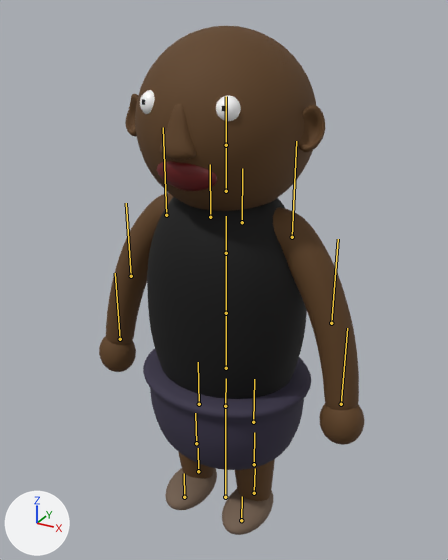
One commit to the glTF model Art/Characters/SK_PVV_Animations.glb: the scene before it, then after it.
Before and after are seen from a camera (50 mm lens) standing at (0.955, -1.752, 1.854) and looking at (0.005, -0.025, 0.991). The lights are fixed; the arrows at lower left show +X, +Y and +Z. The picture after the commit comes second. The bones that bend it are drawn over the model as lines.

Objects in the first picture: 'SK_PVV_Body'.
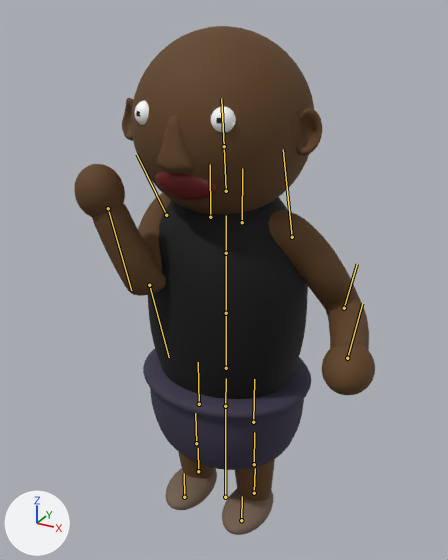
The newer file adds an action. The first version stands in its rest pose; the second is drawn at frame 95 of the action 'Emote_Smoke'.

Location of each change, [x1, y1, x2, y2] in pixels of the pictures (448 x 560 px):
'SK_PVV_Body', posed (14% wider)
    before: [99, 26, 364, 535]
    after: [74, 26, 375, 535]
bone 'neck_01', root to tip
    before: (226, 191) to (226, 145)
    after: (226, 191) to (224, 146)
bone 'upperarm_l', root to tip
    before: (292, 237) to (296, 141)
    after: (292, 237) to (283, 149)
bone 'lowerarm_l', root to tip
    before: (331, 323) to (338, 239)
    after: (344, 308) to (357, 264)
bone 'upperarm_r', root to tip
    before: (166, 215) to (163, 127)
    after: (166, 215) to (137, 154)
bone 'lowerarm_r', root to tip
    before: (131, 276) to (126, 203)
    after: (149, 285) to (169, 357)

The change in detail:
Bone 'neck_01' (bone_neck_01) turns from (0, 0, 0) to (6, 0, 0) degrees about its own x, y and z.
Bone 'upperarm_l' (bone_upperarm_l) turns from (0, 0, 0) to (16, 9, 4) degrees about its own x, y and z.
Bone 'lowerarm_l' (bone_lowerarm_l) turns from (0, 0, 0) to (-95, 0, 0) degrees about its own x, y and z.
Bone 'upperarm_r' (bone_upperarm_r) turns from (0, 0, 0) to (-44, 50, 17) degrees about its own x, y and z.
Bone 'lowerarm_r' (bone_lowerarm_r) turns from (0, 0, 0) to (-125, 0, 0) degrees about its own x, y and z.
